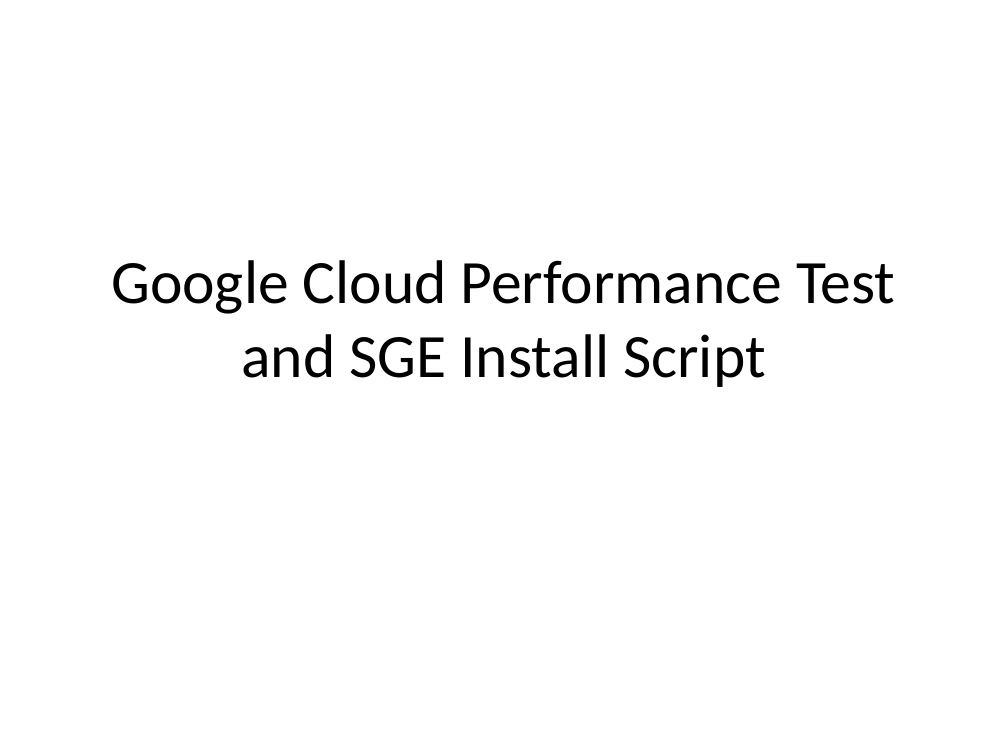
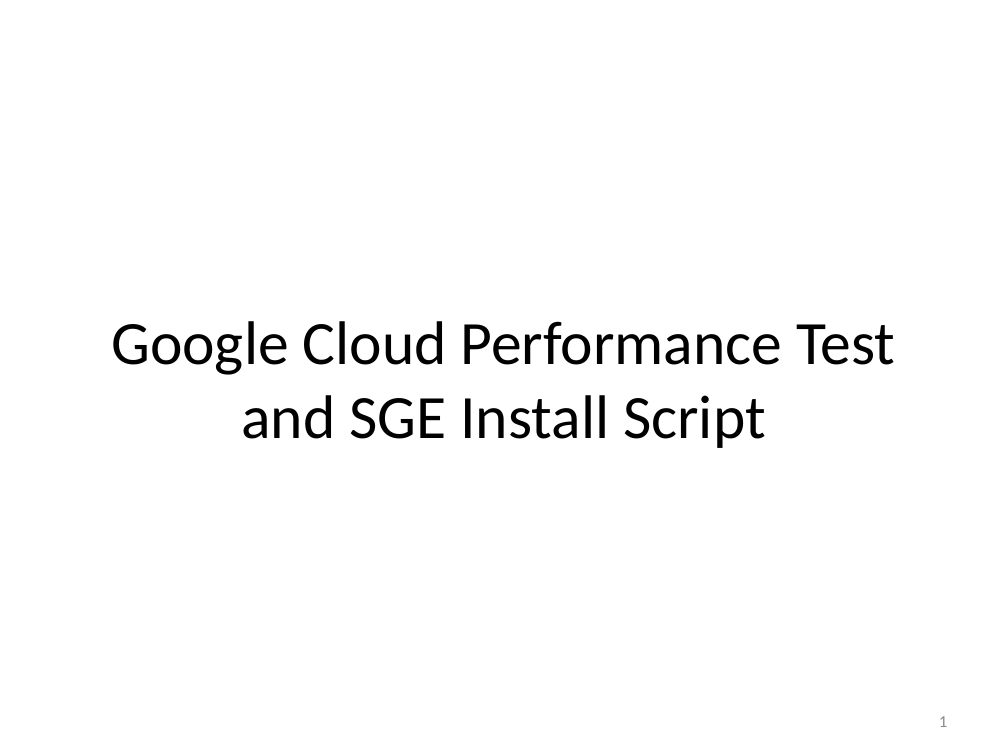
Before and after one commit to FYJen/GoogleCloud, a slide deck: slide 1 of Performance_Testing/Google Cloud Performance Test and SGE install .pptx. Drawn at 1008x756 pixels with LibreOffice and Linux fonts; fonts in the diff are those of the drawing. Boxes give left, top, right and bottom in pixels: in the first picture for what was removed or moved away, otherwise in the second. Text is boxed around its words. In the diff, an @@ line names an element or a change of style, - is before the commit and + after.

Commit message:
update ppt

```diff
--- a/Performance_Testing/Google Cloud Performance Test and SGE install .pptx
+++ b/Performance_Testing/Google Cloud Performance Test and SGE install .pptx
@@ title "Google Cloud Performance Test and ...": place and size @@
-title "Google Cloud Performance Test and ..." at (111, 260, 895, 387)
+title "Google Cloud Performance Test and ..." at (111, 321, 895, 448)
@@ page number added at (939, 716, 947, 727), 12 pt, text #8C8C8C @@
+1
```
Also in this commit, not shown: 16 other slides changed, 1 other file.
